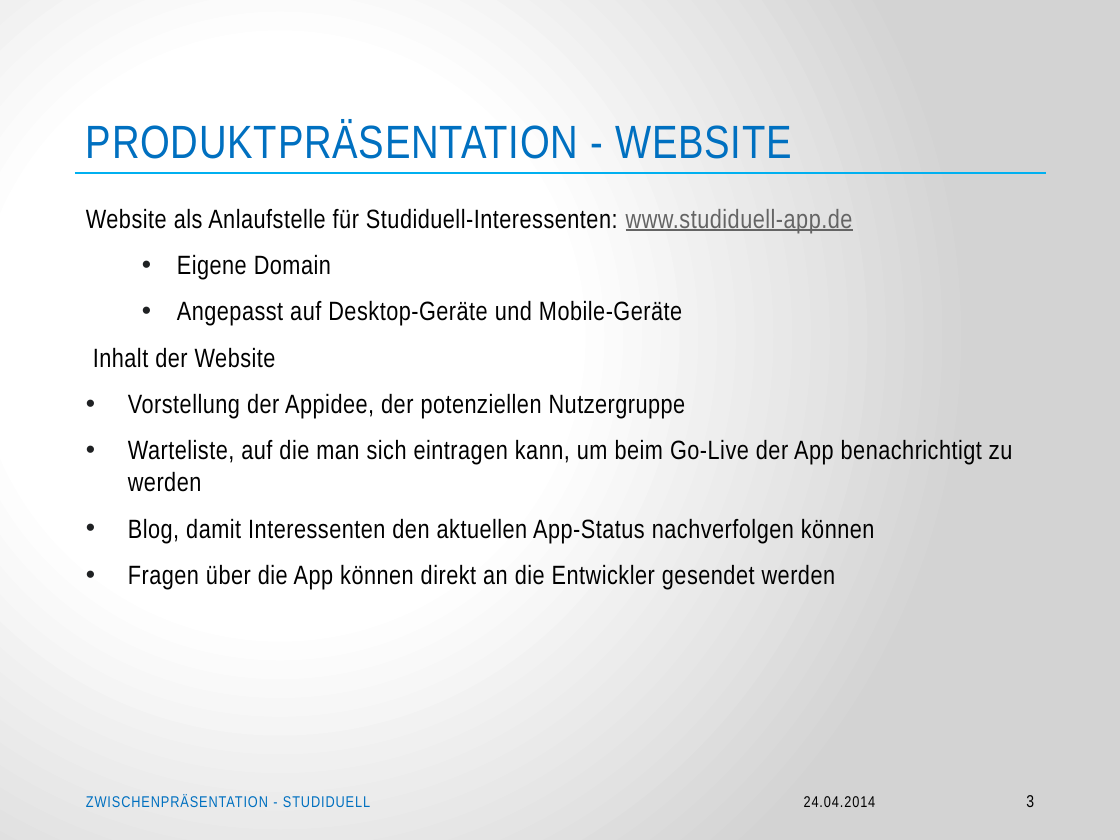
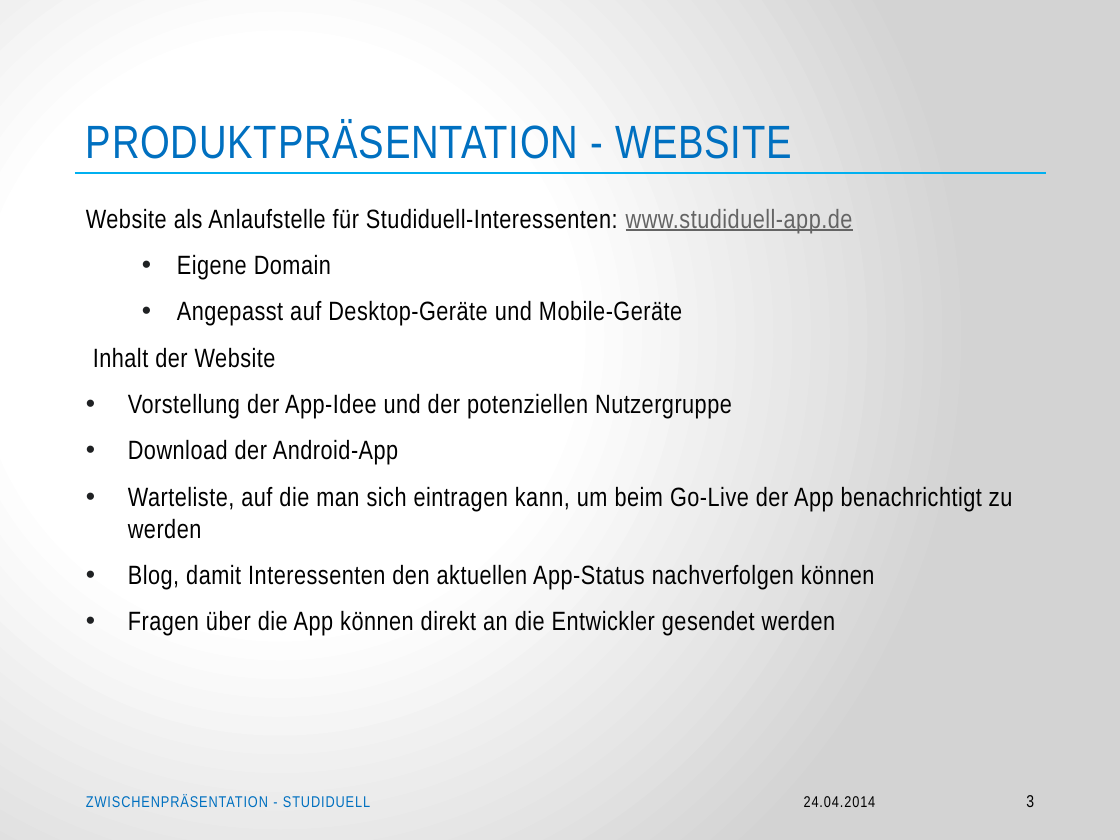
Before and after one commit to Jessi93/Quizduell, a slide deck: slide 3 of Documents/Zwischenpräsentation/Zwischenpräsentation – Projekt Studiduell.pptx. Drawn at 1120x840 pixels with LibreOffice and Linux fonts; fonts in the diff are those of the drawing; background and template pictures are left out. Boxes give left, top, right and bottom in pixels: in the first picture for what was removed or moved away, otherwise in the second. Text is boxed around its words. In the diff, an @@ line names an element or a change of style, - is before the commit and + after.

```diff
--- a/Documents/Zwischenpräsentation/Zwischenpräsentation – Projekt Studiduell.pptx
+++ b/Documents/Zwischenpräsentation/Zwischenpräsentation – Projekt Studiduell.pptx
@@ text at (128, 393, 732, 465): text changed @@
-• Vorstellung der Appidee, der potenziellen Nutzergruppe
+• Vorstellung der App-Idee und der potenziellen Nutzergruppe
+• Download der Android-App
```
Also in this commit, not shown: 4 other slides changed.
